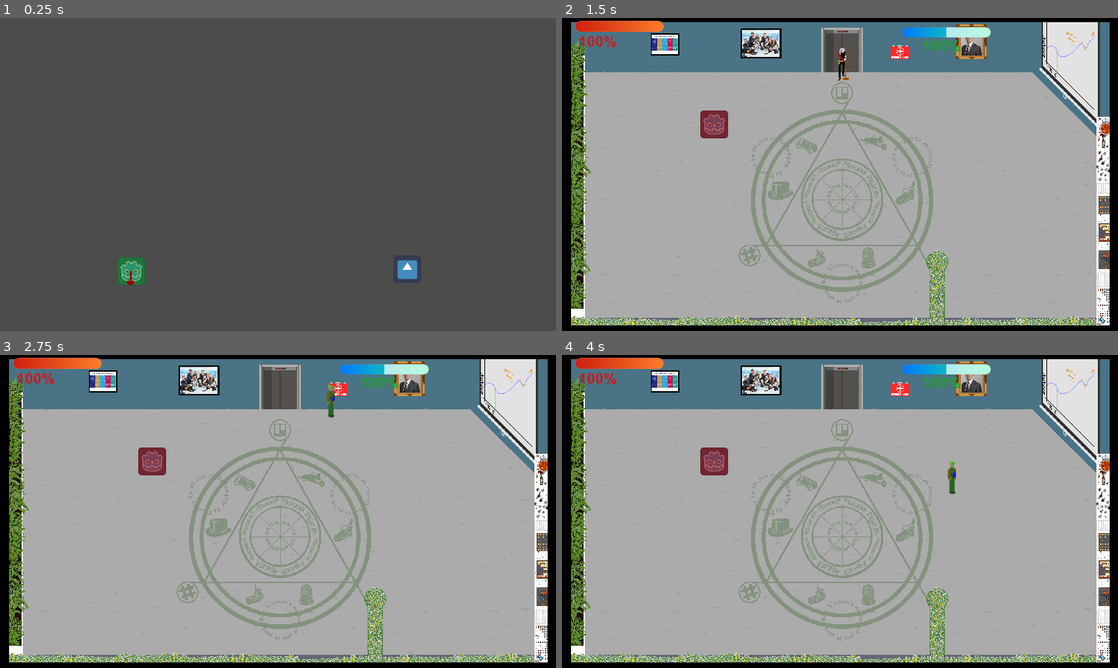
Above: before the commit, frames 1-4 (two rows, left to right).
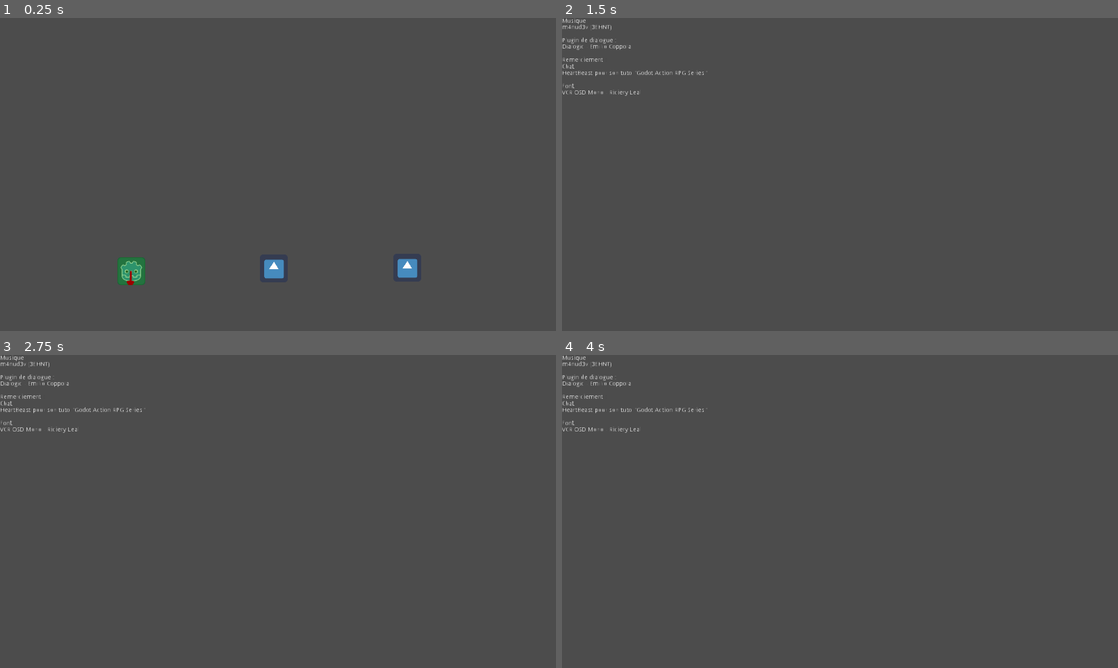
Above: after the commit, the same moments.

Repository: Ant0yne/action_concierge
Game: Godot game, scene res://Scenes/Menu.tscn
The game is run twice, just before and just after one commit, with the same random seed, the same clock (stepped at 60 frames per second) and the same inputs. The engine's default icon, where the game draws it, is replaced by a stand-in: a white triangle on a blue panel in a dark square.
Inputs (mouse positions are in pixels of both pictures, inside the frame that each line leads up to):
- Up to frame 1 (0.25 s): no input
- Up to frame 2 (1.5 s): click (834, 268) at 0.52 s; click (695, 271) at 1.27 s
- Up to frame 3 (2.75 s): tap Enter at 2 s; hold Right (ui_right) from 2.03 s (still down)
- Up to frame 4 (4 s): release Right (ui_right) at 2.78 s; hold Down (ui_down) 2.78-3.53 s; hold Right (ui_right) from 3.53 s (still down)

The runs differ from the first frame. In frame 1, 0.3% of the frame differs, in the area x 47-76%, y 76-84%; in frame 2, 99%, in the area x 0-100%, y 0-100%; in frame 3, 99%; in frame 4, 99%.

Commit message:
Fini UI + Crédit

Diff:
--- /dev/null
+++ b/Scenes/Credit.tscn
@@ -0,0 +1,23 @@
+[gd_scene format=2]
+
+[node name="Credit" type="Control"]
+__meta__ = {
+"_edit_use_anchors_": false
+}
+
+[node name="RichTextLabel" type="RichTextLabel" parent="."]
+margin_right = 651.0
+margin_bottom = 521.0
+text = "Musique :
+m4nud3v (3EHNT)
+
+Plugin de dialogue :
+Dialogic - Emilio Coppola
+
+Remerciement :
+Chat
+HeartBeast pour son tuto \"Godot Action RPG Series\"
+
+Font :
+VCR OSD Mono - Riciery Leal
+"
--- a/Scenes/Main.tscn
+++ b/Scenes/Main.tscn
@@ -4,7 +4,7 @@
 [ext_resource path="res://Scenes/DecorTest.tscn" type="PackedScene" id=2]
 [ext_resource path="res://Script/GestionRH.gd" type="Script" id=3]
 [ext_resource path="res://Scenes/UIPersoVie.tscn" type="PackedScene" id=4]
-[ext_resource path="res://Recherche environnement_v2.png" type="Texture" id=5]
+[ext_resource path="res://Recherche environnement_v3.png" type="Texture" id=5]
 [ext_resource path="res://Scenes/UIPersoEndu.tscn" type="PackedScene" id=6]
 [ext_resource path="res://Scenes/Cercle.tscn" type="PackedScene" id=7]
 
@@ -13,6 +13,22 @@
 [node name="Fond" type="Sprite" parent="."]
 position = Vector2( 640, 360 )
 texture = ExtResource( 5 )
+
+[node name="UIPersoVie" parent="." instance=ExtResource( 4 )]
+margin_left = 213.0
+margin_top = 29.0
+margin_right = 213.0
+margin_bottom = 29.0
+
+[node name="Label" parent="UIPersoVie" index="1"]
+margin_right = 195.0
+margin_bottom = 39.0
+
+[node name="UIPersoEndu" parent="." instance=ExtResource( 6 )]
+margin_left = 780.0
+margin_top = 28.0
+margin_right = 780.0
+margin_bottom = 28.0
 
 [node name="Cercle" parent="." instance=ExtResource( 7 )]
 position = Vector2( 646, 418 )
@@ -29,22 +45,6 @@
 [node name="RH" type="YSort" parent="YSort"]
 script = ExtResource( 3 )
 
-[node name="UIPersoVie" parent="." instance=ExtResource( 4 )]
-margin_left = 29.685
-margin_top = 7.0
-margin_right = 29.6851
-margin_bottom = 7.0
-
-[node name="Label" parent="UIPersoVie" index="0"]
-margin_right = 195.0
-margin_bottom = 39.0
-
-[node name="UIPersoEndu" parent="." instance=ExtResource( 6 )]
-margin_left = 783.0
-margin_top = 20.0
-margin_right = 783.0
-margin_bottom = 20.0
-
 [node name="LimiteDecor" type="StaticBody2D" parent="."]
 
 [node name="CollisionPolygon2D" type="CollisionPolygon2D" parent="LimiteDecor"]
--- a/Scenes/Menu.tscn
+++ b/Scenes/Menu.tscn
@@ -12,6 +12,19 @@
 margin_top = 549.879
 margin_right = 333.695
 margin_bottom = 613.879
+focus_neighbour_right = NodePath("../Credit")
+texture_normal = ExtResource( 2 )
+texture_focused = ExtResource( 3 )
+__meta__ = {
+"_edit_use_anchors_": false
+}
+
+[node name="Credit" type="TextureButton" parent="."]
+margin_left = 597.825
+margin_top = 543.885
+margin_right = 661.825
+margin_bottom = 607.885
+focus_neighbour_left = NodePath("../Jouer")
 focus_neighbour_right = NodePath("../Quitter")
 texture_normal = ExtResource( 2 )
 texture_focused = ExtResource( 3 )
@@ -21,14 +34,15 @@
 
 [node name="Quitter" type="TextureButton" parent="."]
 margin_left = 904.977
-margin_top = 545.384
+margin_top = 542.696
 margin_right = 968.977
-margin_bottom = 609.384
-focus_neighbour_left = NodePath("../Jouer")
+margin_bottom = 606.696
+focus_neighbour_left = NodePath("../Credit")
 texture_normal = ExtResource( 2 )
 texture_focused = ExtResource( 3 )
 __meta__ = {
 "_edit_use_anchors_": false
 }
 [connection signal="button_up" from="Jouer" to="." method="_on_Jouer_button_up"]
+[connection signal="button_up" from="Credit" to="." method="_on_TextureButton_button_up"]
 [connection signal="button_up" from="Quitter" to="." method="_on_Quitter_button_up"]
--- a/Scenes/RH.tscn
+++ b/Scenes/RH.tscn
@@ -50,7 +50,7 @@
 shape = SubResource( 3 )
 
 [node name="Stats" parent="." instance=ExtResource( 4 )]
-max_vie = 1
+max_vie = 3
 
 [node name="DetectionPerso" parent="." instance=ExtResource( 5 )]
 
--- a/Scenes/UIPersoEndu.tscn
+++ b/Scenes/UIPersoEndu.tscn
@@ -1,12 +1,14 @@
-[gd_scene load_steps=6 format=2]
+[gd_scene load_steps=8 format=2]
 
 [ext_resource path="res://Script/UIPersoEndu.gd" type="Script" id=1]
-[ext_resource path="res://Font/arialbd.ttf" type="DynamicFontData" id=2]
+[ext_resource path="res://Font/VCR_OSD_MONO_1.001.ttf" type="DynamicFontData" id=2]
 [ext_resource path="res://UI/Fond Barre Endu.png" type="Texture" id=3]
 [ext_resource path="res://UI/Barre Endu.png" type="Texture" id=4]
+[ext_resource path="res://UI/Fond Barres.png" type="Texture" id=5]
+[ext_resource path="res://UI/Poumon.png" type="Texture" id=6]
 
 [sub_resource type="DynamicFont" id=1]
-size = 35
+size = 19
 font_data = ExtResource( 2 )
 
 [node name="UIPersoEndu" type="Control"]
@@ -17,24 +19,42 @@
 "_edit_use_anchors_": false
 }
 
+[node name="Fond" type="TextureRect" parent="."]
+margin_right = 40.0
+margin_bottom = 40.0
+texture = ExtResource( 5 )
+__meta__ = {
+"_edit_use_anchors_": false
+}
+
 [node name="Label" type="Label" parent="."]
-margin_left = 47.0226
-margin_top = 22.981
-margin_right = 133.023
-margin_bottom = 62.981
+margin_left = 133.0
+margin_top = 52.0
+margin_right = 177.0
+margin_bottom = 69.0
 custom_fonts/font = SubResource( 1 )
 custom_colors/font_color = Color( 0.141176, 0.627451, 0.188235, 1 )
-text = "Endu"
+text = "100%"
 __meta__ = {
 "_edit_use_anchors_": false
 }
 
 [node name="TextureProgress" type="TextureProgress" parent="."]
-margin_right = 204.0
-margin_bottom = 25.0
+margin_left = 51.0
+margin_top = 28.0
+margin_right = 185.0
+margin_bottom = 49.0
+max_value = 200.0
 value = 90.0
 texture_under = ExtResource( 3 )
 texture_progress = ExtResource( 4 )
 __meta__ = {
 "_edit_use_anchors_": false
 }
+
+[node name="Poumon" type="TextureRect" parent="."]
+margin_left = 114.459
+margin_top = 50.6935
+margin_right = 132.459
+margin_bottom = 68.6935
+texture = ExtResource( 6 )
--- a/Scenes/UIPersoVie.tscn
+++ b/Scenes/UIPersoVie.tscn
@@ -1,12 +1,14 @@
-[gd_scene load_steps=6 format=2]
+[gd_scene load_steps=8 format=2]
 
 [ext_resource path="res://Script/UIPersoVie.gd" type="Script" id=1]
-[ext_resource path="res://Font/arialbd.ttf" type="DynamicFontData" id=2]
+[ext_resource path="res://Font/VCR_OSD_MONO_1.001.ttf" type="DynamicFontData" id=2]
 [ext_resource path="res://UI/Fond Barre Vie.png" type="Texture" id=3]
 [ext_resource path="res://UI/Barre Vie.png" type="Texture" id=4]
+[ext_resource path="res://UI/Fond Barres.png" type="Texture" id=5]
+[ext_resource path="res://UI/Coeur.png" type="Texture" id=6]
 
 [sub_resource type="DynamicFont" id=1]
-size = 35
+size = 19
 font_data = ExtResource( 2 )
 
 [node name="UIPersoVie" type="Control"]
@@ -17,21 +19,44 @@
 "_edit_use_anchors_": false
 }
 
+[node name="Fond" type="TextureRect" parent="."]
+margin_right = 192.0
+margin_bottom = 82.0
+texture = ExtResource( 5 )
+__meta__ = {
+"_edit_use_anchors_": false
+}
+
 [node name="Label" type="Label" parent="."]
-margin_left = 8.81944
-margin_top = 27.0883
-margin_right = 60.8194
-margin_bottom = 67.0883
+margin_left = 133.0
+margin_top = 52.0
+margin_right = 177.0
+margin_bottom = 69.0
 custom_fonts/font = SubResource( 1 )
 custom_colors/font_color = Color( 0.796078, 0.105882, 0.105882, 1 )
-text = "Vie"
+text = "100%"
 __meta__ = {
 "_edit_use_anchors_": false
 }
 
 [node name="TextureProgress" type="TextureProgress" parent="."]
-margin_right = 204.0
-margin_bottom = 25.0
-value = 30.0
+margin_left = 51.2159
+margin_top = 28.5946
+margin_right = 185.216
+margin_bottom = 49.5946
+value = 100.0
 texture_under = ExtResource( 3 )
 texture_progress = ExtResource( 4 )
+__meta__ = {
+"_edit_use_anchors_": false
+}
+
+[node name="Coeur" type="TextureRect" parent="."]
+margin_left = 114.0
+margin_top = 52.25
+margin_right = 132.0
+margin_bottom = 70.25
+texture = ExtResource( 6 )
+__meta__ = {
+"_edit_use_anchors_": false
+}
--- a/Script/Menu.gd
+++ b/Script/Menu.gd
@@ -9,3 +9,7 @@
 
 func _on_Jouer_button_up():
 	get_tree().change_scene("res://Scenes/Main.tscn")
+
+
+func _on_TextureButton_button_up():
+	get_tree().change_scene("res://Scenes/Credit.tscn")
Binary file removed: Font/Test.ttf
Binary file added: Font/VCR_OSD_MONO_1.001.ttf
Binary file removed: Font/arialbd.ttf
Binary file added: Recherche environnement_v3.png
Not shown, added: Recherche environnement_v3.png.import
Binary file changed: UI/Barre Endu.png
Binary file changed: UI/Barre Vie.png
Binary file added: UI/Coeur.png
Not shown, added: UI/Coeur.png.import
Binary file changed: UI/Fond Barre Endu.png
Binary file changed: UI/Fond Barre Vie.png
Binary file added: UI/Fond Barres.png
(and 3 more such lines)
